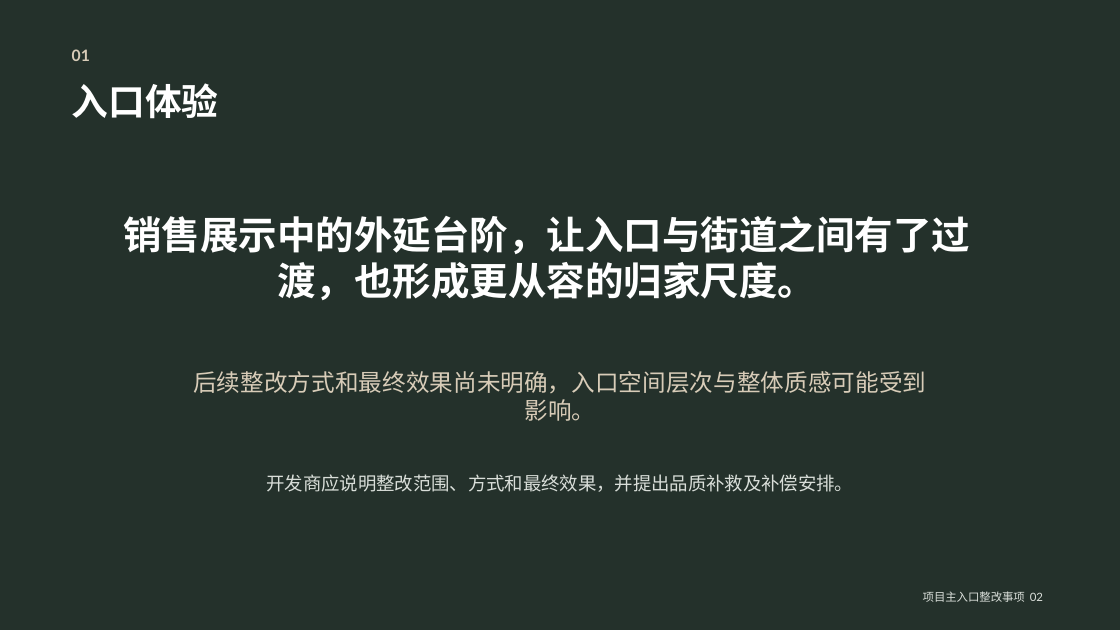
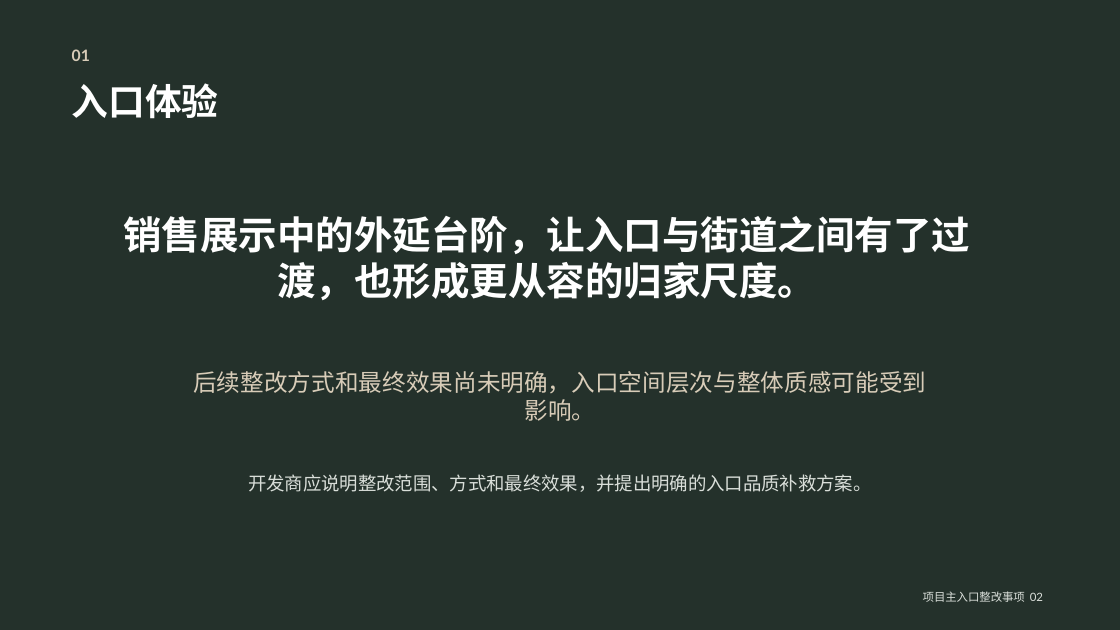
Before and after one commit to jwcesign/entrance-remediation-public-site, a slide deck: slide 2 of files/project-entrance-owner-opinion.pptx. Drawn at 1120x630 pixels with LibreOffice and Linux fonts; fonts in the diff are those of the drawing. Boxes give left, top, right and bottom in pixels: in the first picture for what was removed or moved away, otherwise in the second. Text is boxed around its words. In the diff, an @@ line names an element or a change of style, - is before the commit and + after.

```diff
--- a/files/project-entrance-owner-opinion.pptx
+++ b/files/project-entrance-owner-opinion.pptx
@@ text at box(248, 474, 871, 492): text changed @@
-开发商应说明整改范围、方式和最终效果，并提出品质补救及补偿安排。
+开发商应说明整改范围、方式和最终效果，并提出明确的入口品质补救方案。
```
Also in this commit, not shown: 2 other slides changed, 4 slides added, 3 slides removed, 10 other files.
